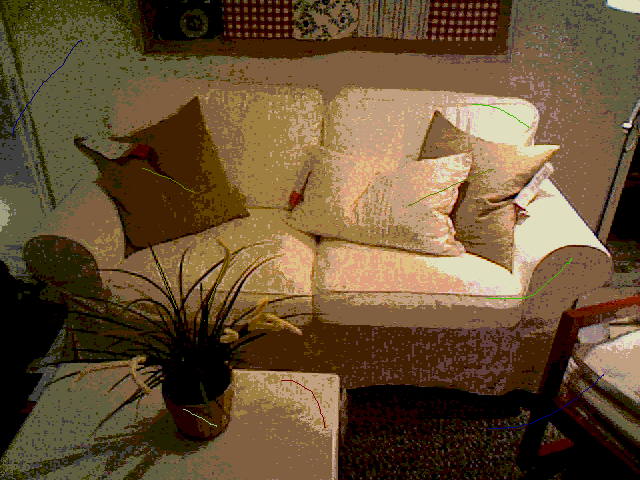
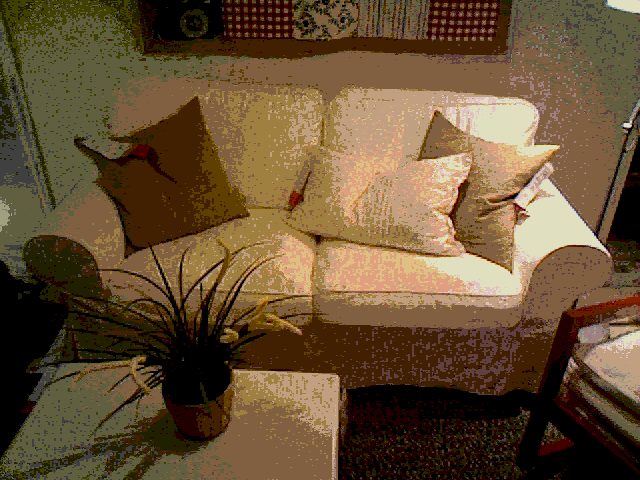
Revision of a layered 640×480 image; what changed, layer by layer:
removed layer "Layer #1" over [13, 40, 604, 429]
